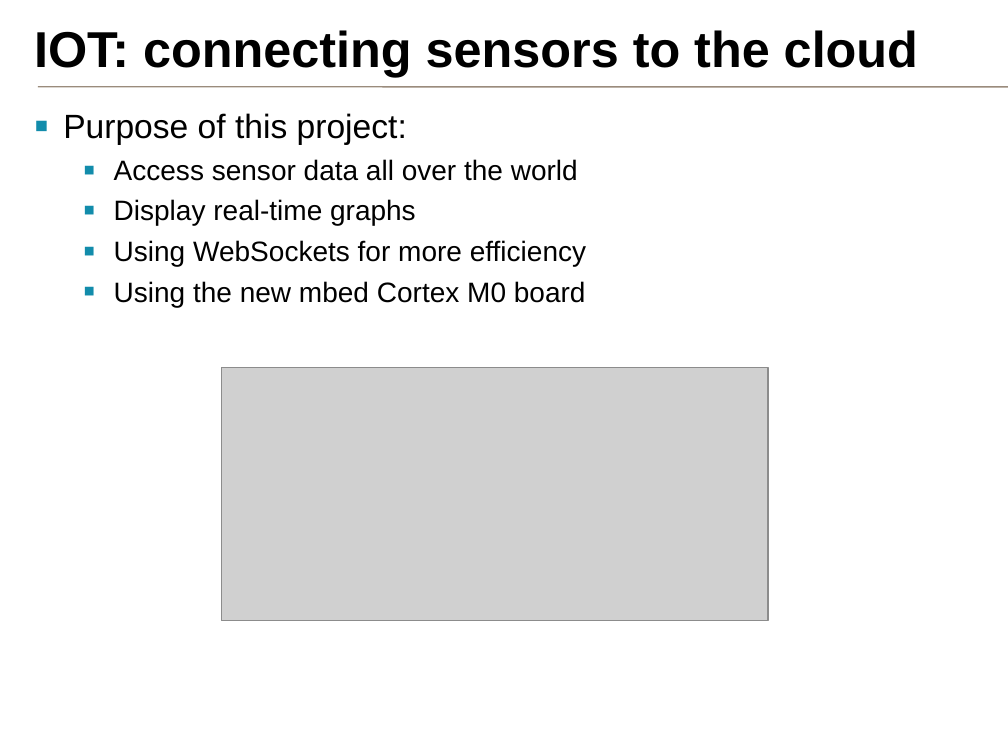
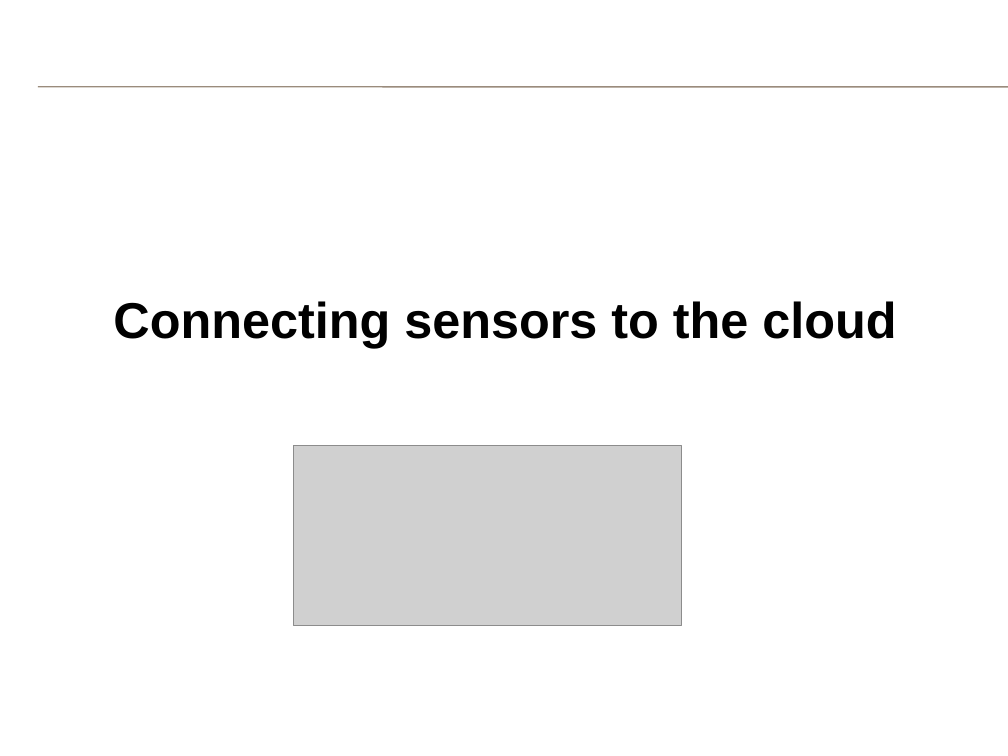
Before and after one commit to samux/ARM-internship-report, a slide deck: slide 8 of presentation_en/pres.pptx. Drawn at 1008x756 pixels with LibreOffice and Linux fonts; fonts in the diff are those of the drawing; grey boxes stand for pictures; background and template pictures are left out. Boxes give left, top, right and bottom in pixels: in the first picture for what was removed or moved away, otherwise in the second. Text is boxed around its words. In the diff, an @@ line names an element or a change of style, - is before the commit and + after.

```diff
--- a/presentation_en/pres.pptx
+++ b/presentation_en/pres.pptx
@@ text removed at bbox=[63, 113, 586, 307] @@
-▪ Purpose of this project:
-  ▪ Access sensor data all over the world
-  ▪ Display real-time graphs
-  ▪ Using WebSockets for more efficiency
-  ▪ Using the new mbed Cortex M0 board
@@ title at bbox=[113, 301, 896, 348]: text changed @@
-IOT: connecting sensors to the cloud
+Connecting sensors to the cloud
@@ picture: place and size @@
-picture at bbox=[221, 367, 768, 621]
+picture at bbox=[293, 446, 681, 626]
```
Also in this commit, not shown: 2 other slides changed, 4 slides added, 1 slide removed, 1 other file.
